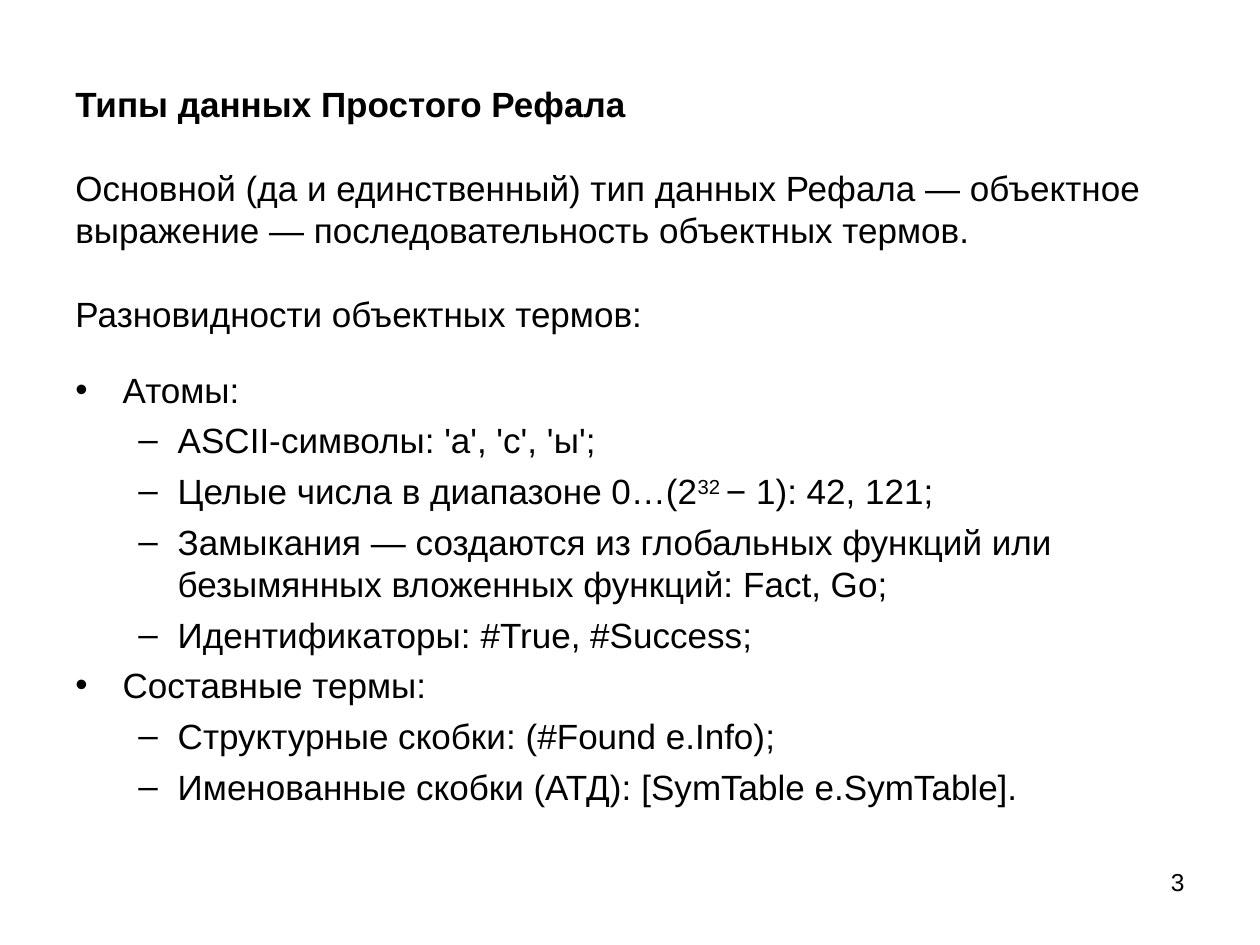
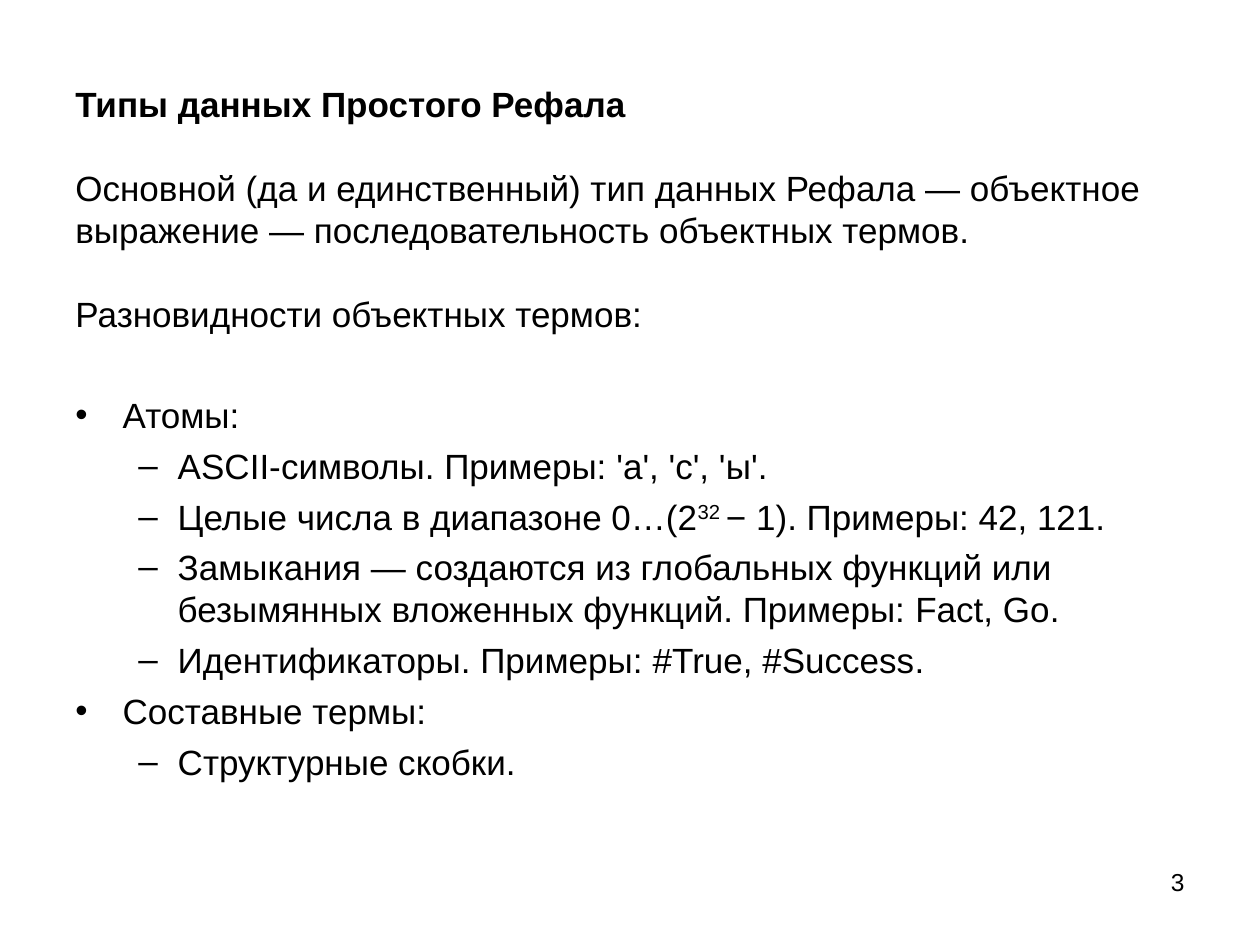
Before and after one commit to Mazdaywik/Refal-05, a slide deck: slide 3 of doc/Компилятор Простого Рефала.ppt. Drawn at 1260x945 pixels with LibreOffice and Linux fonts; fonts in the diff are those of the drawing. Boxes give left, top, right and bottom in pixels: in the first picture for what was removed or moved away, otherwise in the second. Text is boxed around its words. In the diff, an @@ line names an element or a change of style, - is before the commit and + after.

```diff
--- a/doc/Компилятор Простого Рефала.ppt
+++ b/doc/Компилятор Простого Рефала.ppt
@@ text "Атомы:": place and size @@
-text "Атомы:" at (123,379,1052,807)
+text "Атомы:" at (123,404,1105,781)
@@ text at (178,454,1105,680): text changed @@
-  – ASCII-символы: 'a', 'c', 'ы';
-  – Целые числа в диапазоне 0…(232 − 1): 42, 121;
-  – Замыкания — создаются из глобальных функций или безымянных вложенных функций: Fact, Go;
-  – Идентификаторы: #True, #Success;
+  – ASCII-символы. Примеры: 'a', 'c', 'ы'.
+  – Целые числа в диапазоне 0…(232 − 1). Примеры: 42, 121.
+  – Замыкания — создаются из глобальных функций или безымянных вложенных функций. Примеры: Fact, Go.
+  – Идентификаторы. Примеры: #True, #Success.
@@ text at (178,749,515,781): text changed @@
-  – Структурные скобки: (#Found e.Info);
-  – Именованные скобки (АТД): [SymTable e.SymTable].
+  – Структурные скобки.
```
Also in this commit, not shown: 13 other slides changed, 16 slides added, 4 slides removed, 3 other files.
